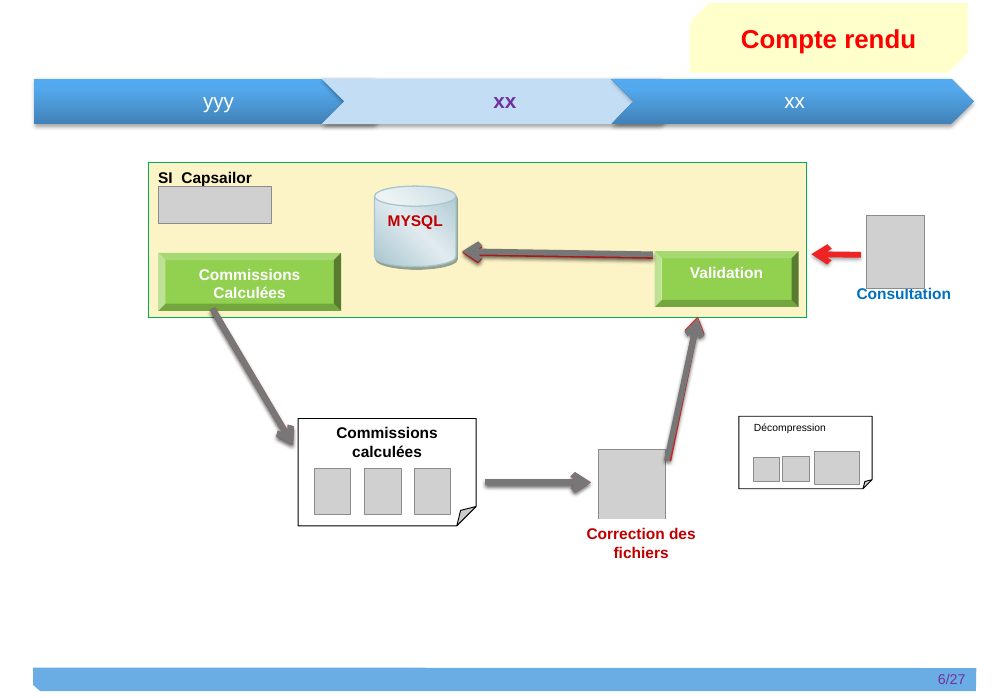
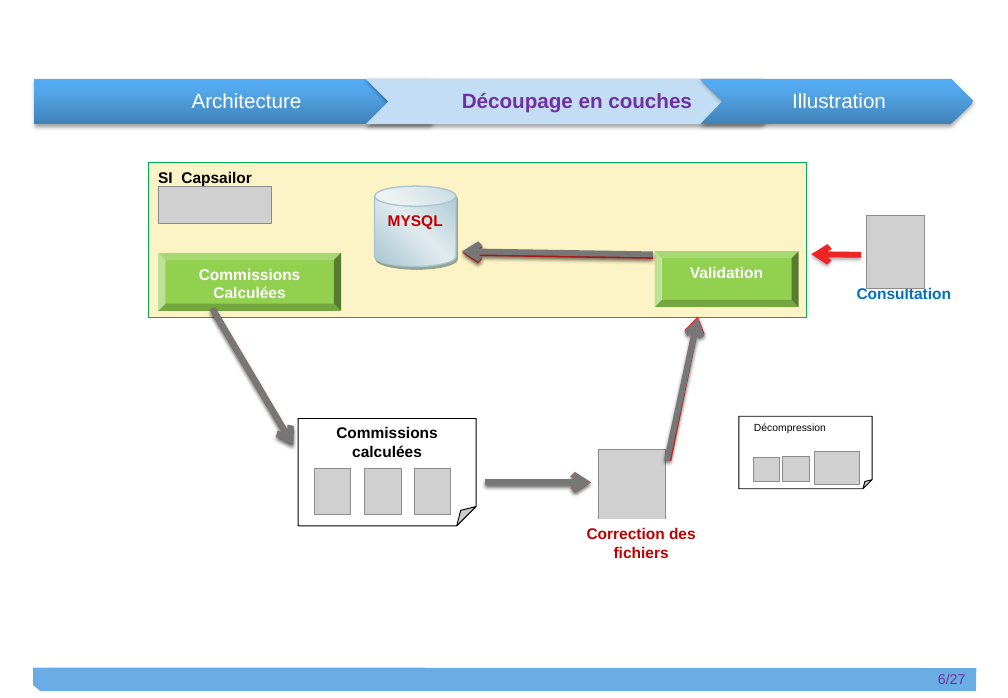
Before and after one commit to git-wylson/kata2, a slide deck: slide 6 of Wylson_Dibinga_Diapo.pptx. Drawn at 1008x698 pixels with LibreOffice and Linux fonts; fonts in the diff are those of the drawing; grey boxes stand for pictures. Boxes give left, top, right and bottom in pixels: in the first picture for what was removed or moved away, otherwise in the second. Text is boxed around its words. In the diff, an @@ line names an element or a change of style, - is before the commit and + after.

```diff
--- a/Wylson_Dibinga_Diapo.pptx
+++ b/Wylson_Dibinga_Diapo.pptx
@@ snip diag rect removed at [690,3,968,73] @@
-Compte rendu
@@ pentagon arrow: place and size @@
-pentagon arrow at [34,78,396,124]
+pentagon arrow at [34,78,453,124]
@@ chevron: place and size @@
-chevron at [321,78,683,124]
+chevron at [366,78,785,124]
@@ chevron: place and size @@
-chevron at [612,78,974,124]
+chevron at [701,78,974,124]
@@ text added at [192,93,302,108], 16 pt, text #FFFFFF @@
+Architecture
@@ text removed at [203,97,234,112] @@
-yyy
@@ text added at [462,93,692,112], 16 pt, text #7030A0, bold @@
+Découpage en couches
@@ text removed at [493,97,516,108] @@
-xx
@@ text removed at [784,97,805,108] @@
-xx
@@ text added at [792,93,886,108], 16 pt, text #FFFFFF @@
+Illustration
```
Also in this commit, not shown: 5 other slides changed, 2 slides added, 2 slides removed, 2 other files.
